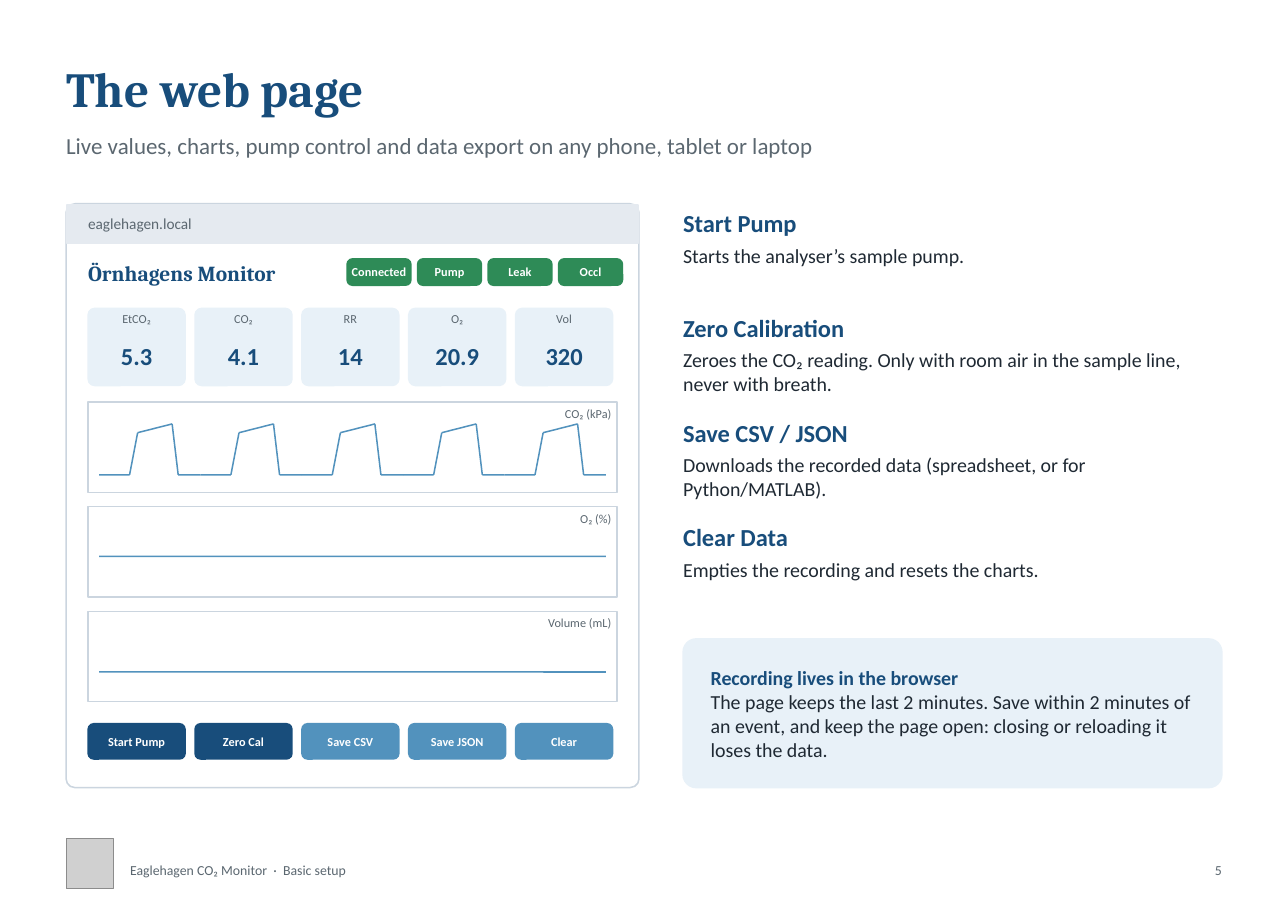
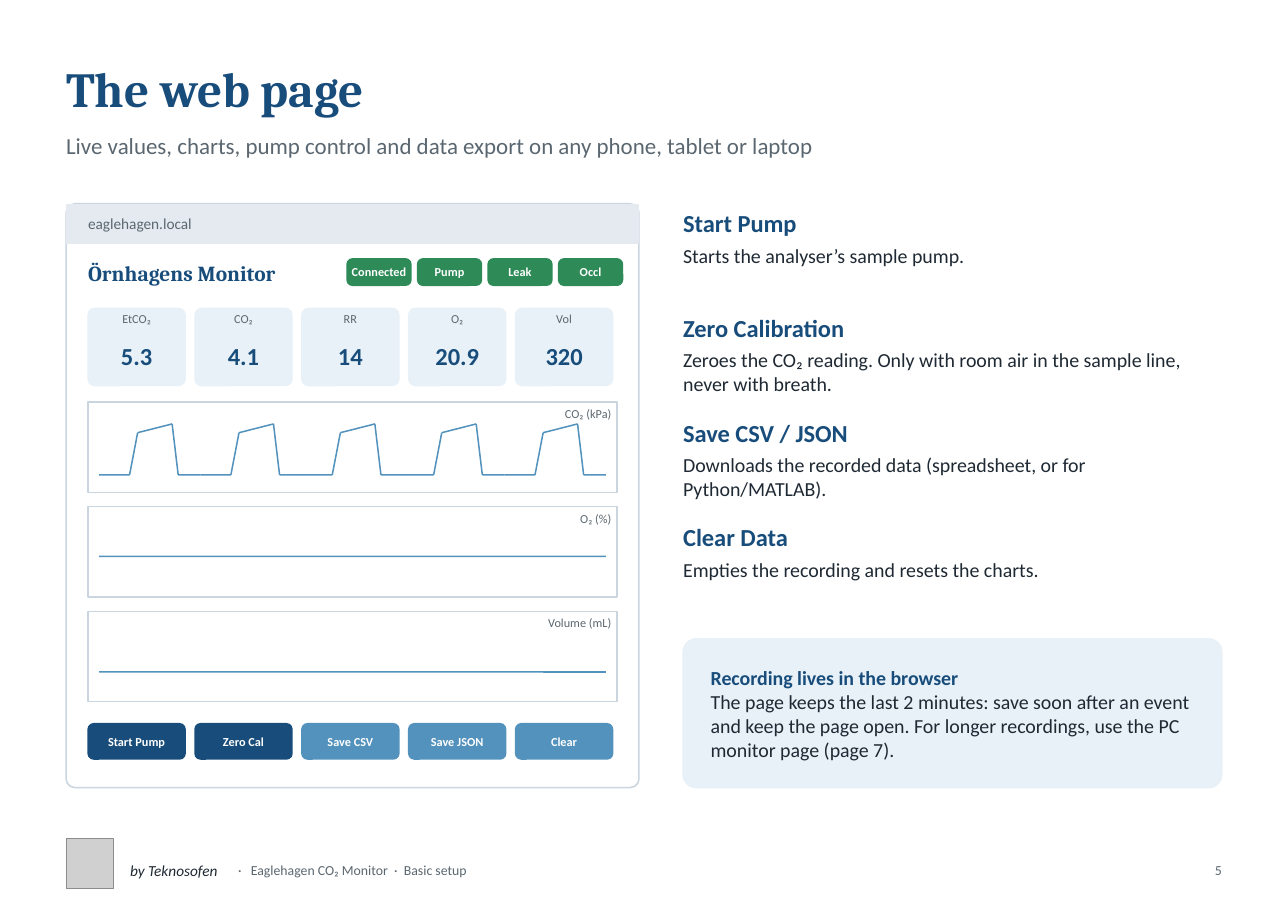
Before and after one commit to Teknosofen/EagleHagen, a slide deck: slide 5 of documentation/Eaglehagen_Basic_Setup.pptx. Drawn at 1288x911 pixels with LibreOffice and Linux fonts; fonts in the diff are those of the drawing; grey boxes stand for pictures. Boxes give left, top, right and bottom in pixels: in the first picture for what was removed or moved away, otherwise in the second. Text is boxed around its words. In the diff, an @@ line names an element or a change of style, - is before the commit and + after.

```diff
--- a/documentation/Eaglehagen_Basic_Setup.pptx
+++ b/documentation/Eaglehagen_Basic_Setup.pptx
@@ text at box(711, 695, 1189, 761): text changed @@
-The page keeps the last 2 minutes. Save within 2 minutes of an event, and keep the page open: closing or reloading it loses the data.
+The page keeps the last 2 minutes: save soon after an event and keep the page open. For longer recordings, use the PC monitor page (page 7).
@@ text added at box(130, 865, 217, 879), 10 pt, text #1F2933, italic @@
+by Teknosofen
@@ text at box(251, 865, 466, 878): text changed @@
-Eaglehagen CO₂ Monitor · Basic setup
+· Eaglehagen CO₂ Monitor · Basic setup
```
Also in this commit, not shown: 7 other slides changed, 1 slide added, 3 other files.
